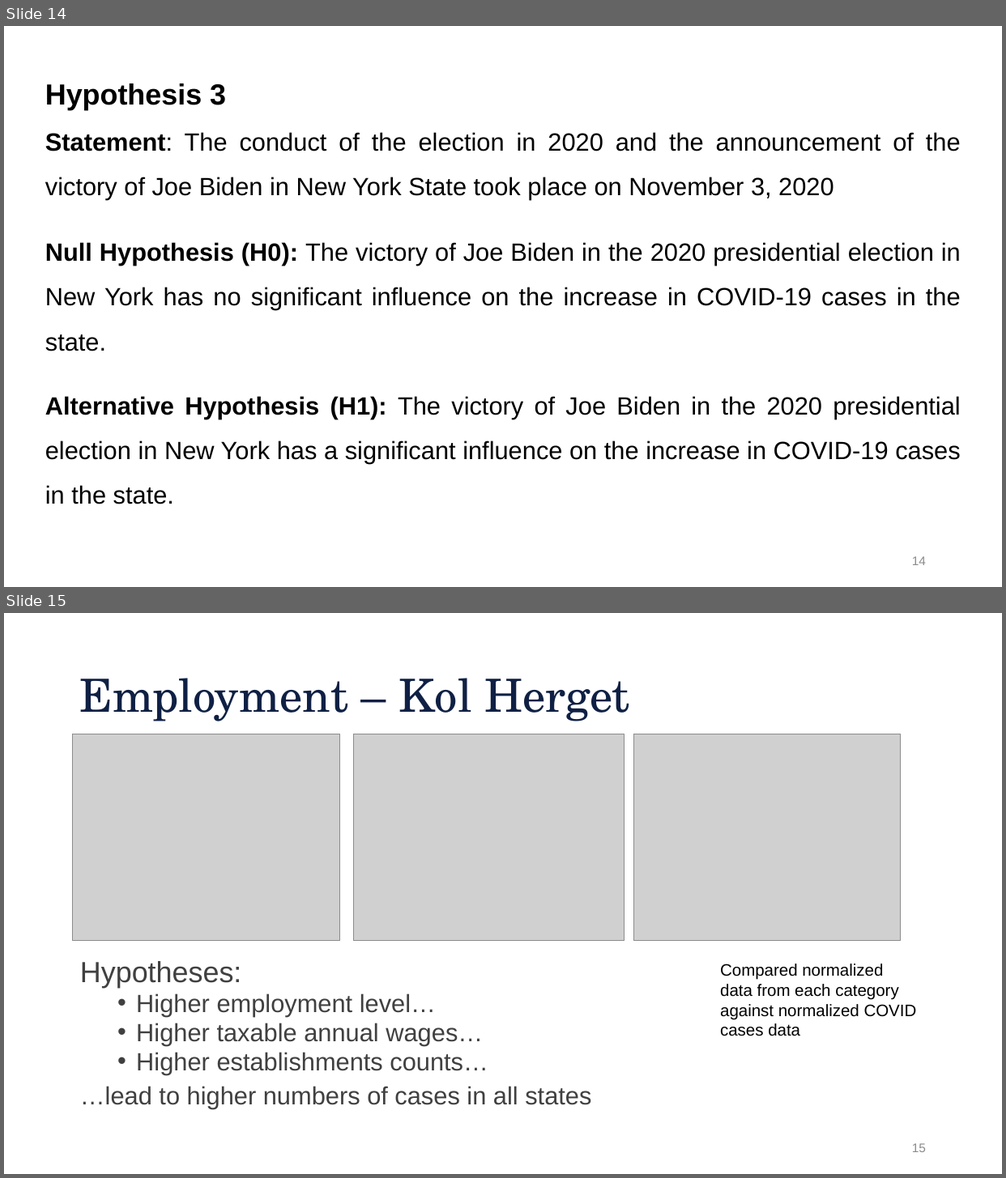
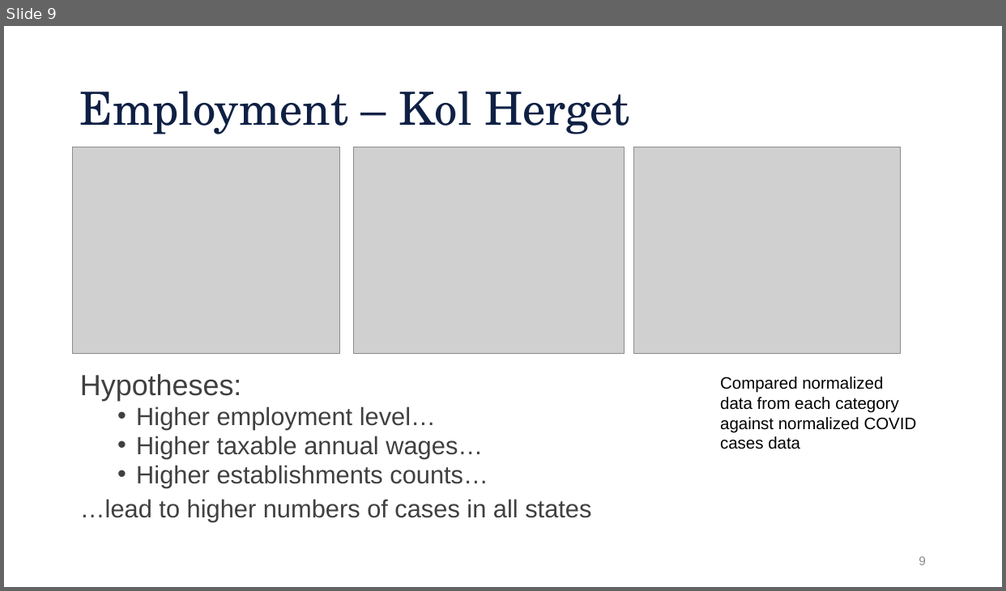
Before and after one commit to aiwayemi/Group-1, a slide deck: ProjPresentation.pptx. Shown one above the other, each under a label of ours: slides 14 and 15 before the commit, slide 9 after it. The pictures are 1006x1178 and 1006x591 pixels, drawn with LibreOffice and Linux fonts; fonts in the diff are those of the drawing; grey boxes stand for pictures; background and template pictures are left out. Boxes give left, top, right and bottom in pixels: in the first picture for what was removed or moved away, otherwise in the second. Text is boxed around its words. In the diff, an @@ line names an element or a change of style, - is before the commit and + after.

```diff
--- a/ProjPresentation.pptx
+++ b/ProjPresentation.pptx
@@ slide 14 removed at (4,26,1002,587), background #FFFFFF @@
@@ text removed at (45,84,961,505) @@
-Hypothesis 3
-Statement: The conduct of the election in 2020 and the announcement of the victory of Joe Biden in New York State took place on November 3, 2020
-Null Hypothesis (H0): The victory of Joe Biden in the 2020 presidential election in New York has no significant influence on the increase in COVID-19 cases in the state.
-Alternative Hypothesis (H1): The victory of Joe Biden in the 2020 presidential election in New York has a significant influence on the increase in COVID-19 cases in the state.
@@ page number removed at (912,557,926,565) @@
-14
@@ what was slide 15 is now slide 9 @@
@@ page number at (918,557,926,565): text changed @@
-15
+9
```
Also in this commit, not shown: 1 slide changed, 5 other slides removed.
